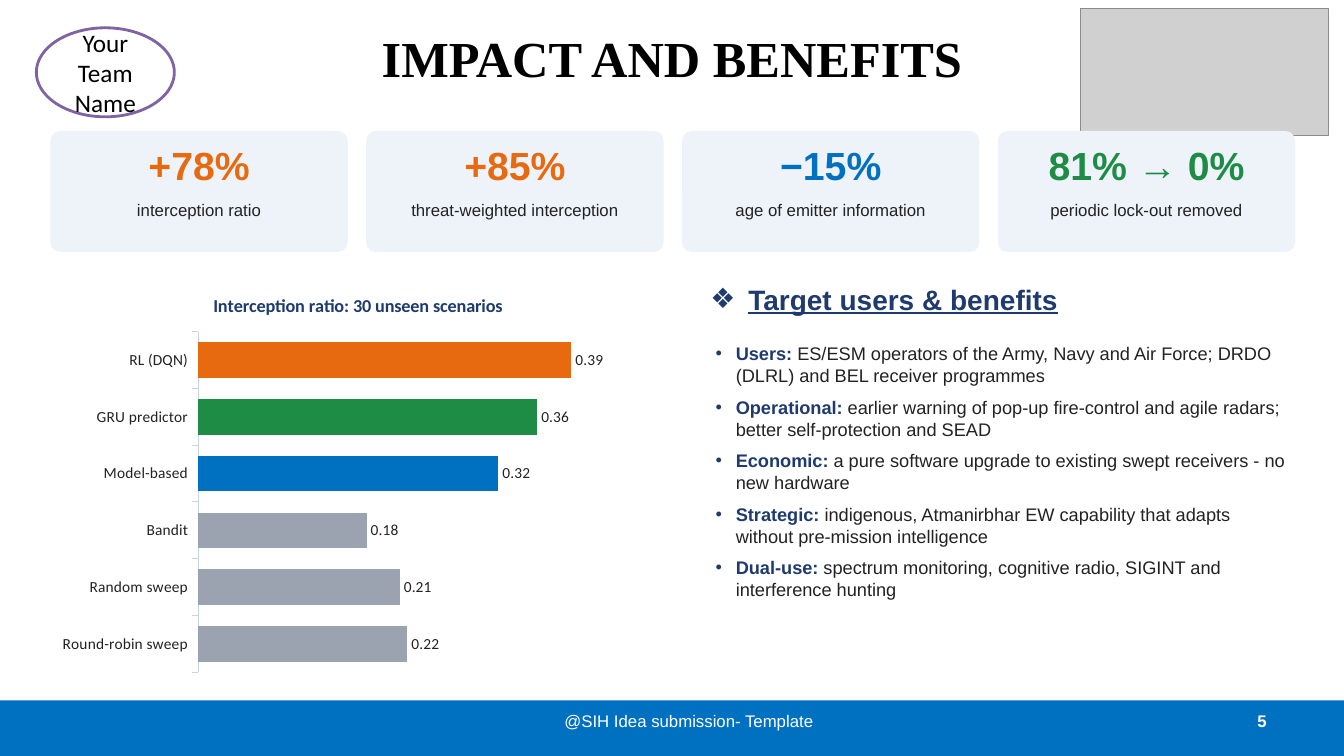
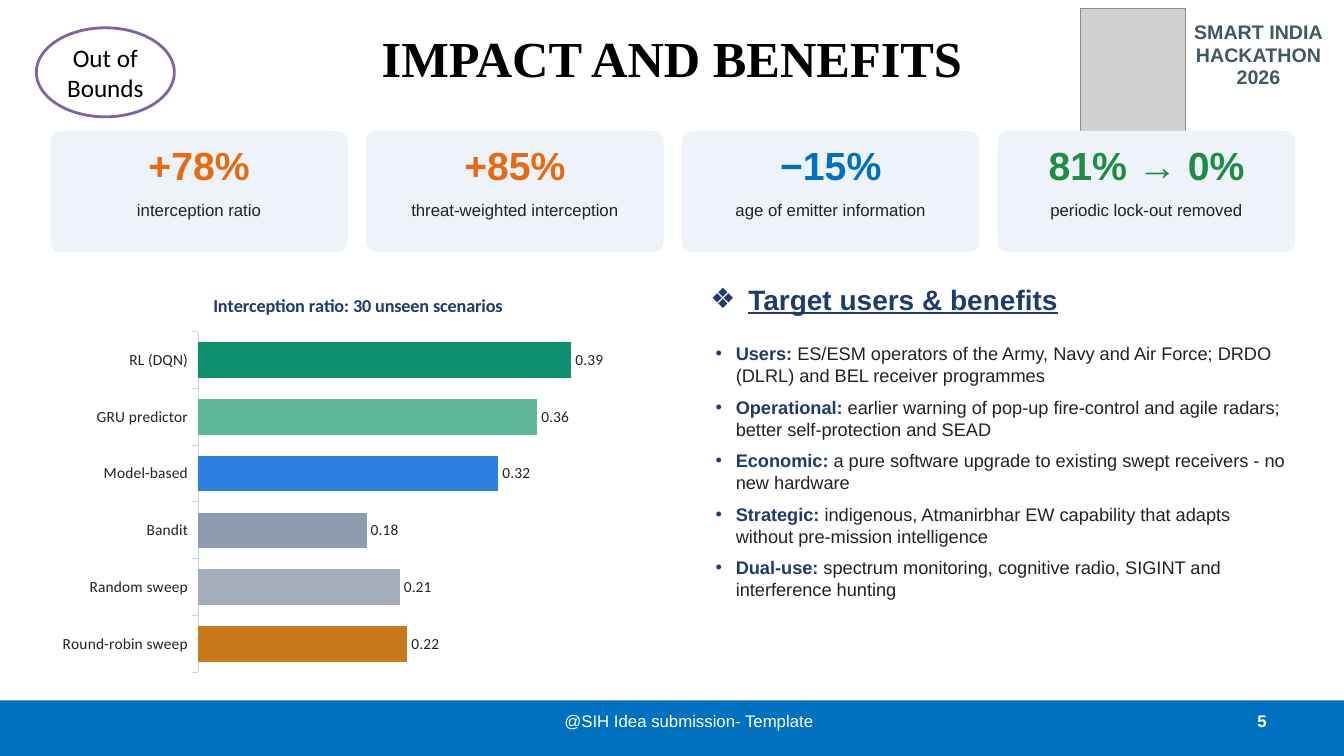
Before and after one commit to Hariomji4/EWarfare, a slide deck: slide 5 of SIH_EW_Smart_Scan.pptx. Drawn at 1344x756 pixels with LibreOffice and Linux fonts; fonts in the diff are those of the drawing; grey boxes stand for pictures. Boxes give left, top, right and bottom in pixels: in the first picture for what was removed or moved away, otherwise in the second. Text is boxed around its words. In the diff, an @@ line names an element or a change of style, - is before the commit and + after.

```diff
--- a/SIH_EW_Smart_Scan.pptx
+++ b/SIH_EW_Smart_Scan.pptx
@@ picture: place and size @@
-picture at [1081,9,1329,136]
+picture at [1081,9,1186,136]
@@ text added at [1194,25,1322,84], 14 pt, text #415861, bold @@
+SMART INDIA
+HACKATHON
+2026
@@ text in ellipse at [67,49,143,98]: text changed @@
-Your Team Name
+Out of Bounds
@@ bar chart at [50,277,665,681] @@
@@ colours of single points changed @@
```
Also in this commit, not shown: 5 other slides changed, 5 other files.
